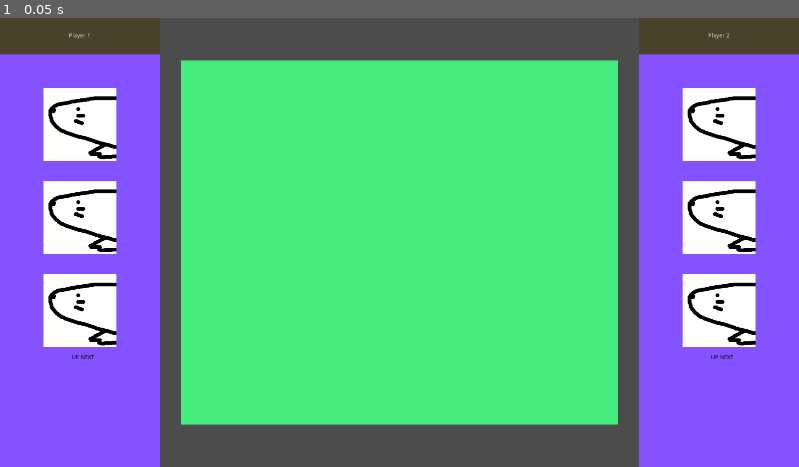
Above: before the commit, frame 1.
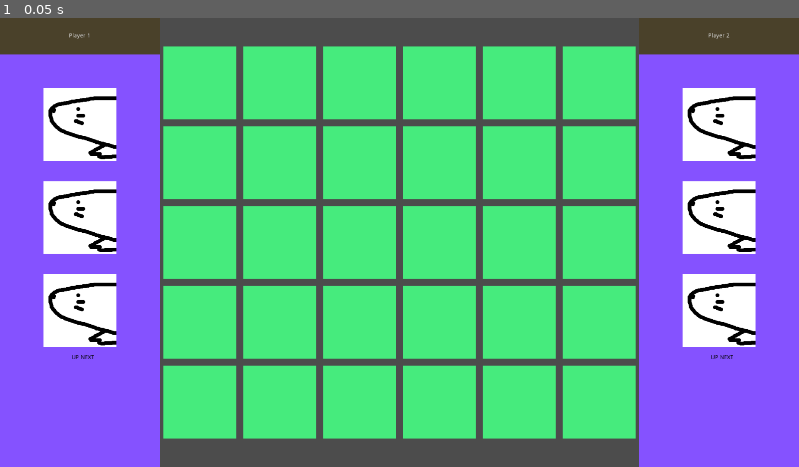
Above: after the commit, the same moment.

Repository: studio-hungus/habitile
Game: Godot game, scene res://Game/Game.tscn
The game is run twice, just before and just after one commit, with the same random seed, the same clock (stepped at 60 frames per second) and the same inputs.
Inputs:
- Up to frame 1 (0.05 s): no input

The runs differ from the first frame. In frame 1, 14% of the frame differs, in the area x 20-80%, y 6-94%.

Commit message:
Add board spacing

Diff:
--- a/project/Board/Board.gd
+++ b/project/Board/Board.gd
@@ -3,6 +3,8 @@
 
 export var width := 6
 export var height := 5
+export var spacing := 192
+
 var empty_space_scene := load("res://Board/EmptySpace/EmptySpace.tscn")
 var spaces := []
 
@@ -18,8 +20,8 @@
 func _add_node(x:float, y:float):
 	var empty_space = empty_space_scene.instance()
 
-	empty_space.position.x = x * empty_space.size.x
-	empty_space.position.y = y * empty_space.size.y
+	empty_space.position.x = x * spacing
+	empty_space.position.y = y * spacing
 
 	spaces.append(empty_space)
 	add_child(empty_space)
